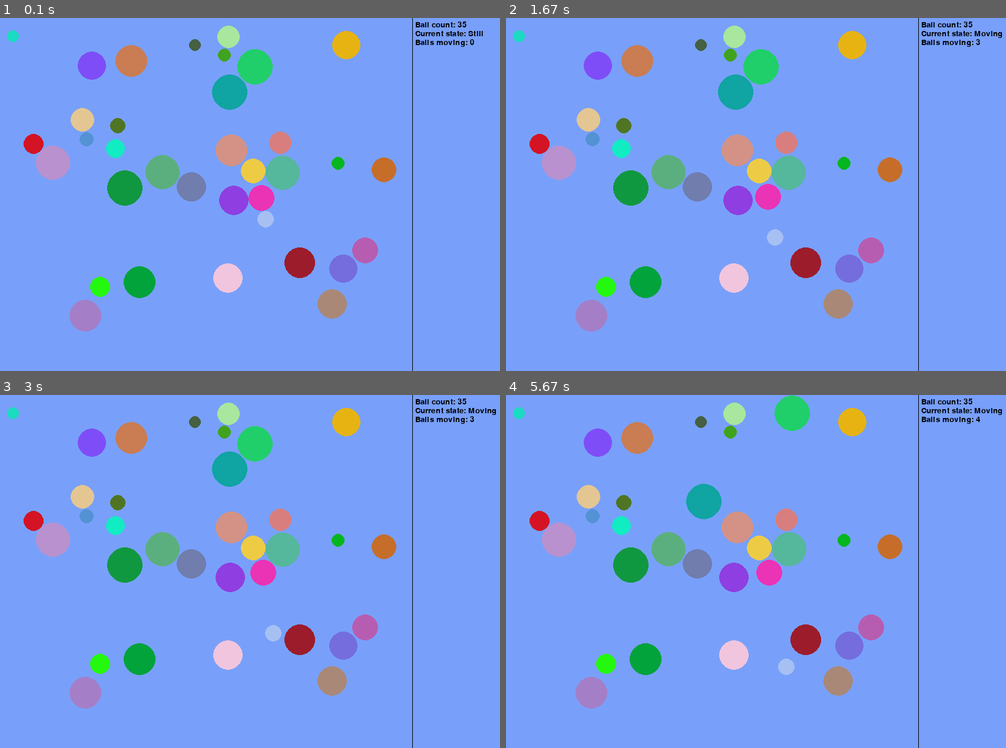
Above: before the commit, frames 1-4 (two rows, left to right).
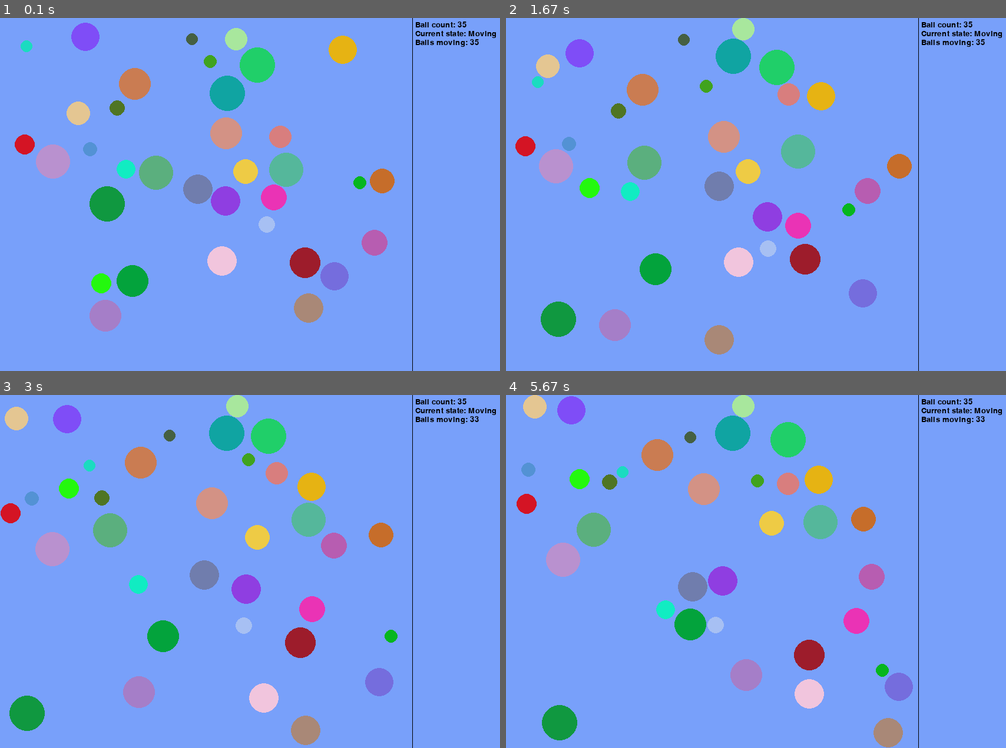
Above: after the commit, the same moments.

Repository: maciejbac/pyGame
Game: pygame game, started from main.py
Same seed, same stepped clock (60 frames per second), same inputs: the game is played once before the commit and once after it.
Inputs (mouse positions are in pixels of both pictures, inside the frame that each line leads up to):
- Up to frame 1 (0.1 s): no input
- Up to frame 2 (1.67 s): click (771, 194) at 0.38 s; click (731, 180) at 0.72 s; click (571, 81) at 1.05 s
- Up to frame 3 (3 s): no input
- Up to frame 4 (5.67 s): press the mouse at (571, 458) at 3.53 s; move the mouse to (621, 455) at 3.63 s; release the mouse at (671, 451) at 3.77 s; click (771, 440) at 4.72 s; click (716, 476) at 5.55 s

The runs differ from the first frame. In frame 1, 10% of the frame differs, in the area x 1-100%, y 1-89%; in frame 2, 17%; in frame 3, 18%; in frame 4, 20%, in the area x 1-96%, y 0-100%.

Commit message:
added random_momentum toggle

Diff:
--- a/main.py
+++ b/main.py
@@ -18,10 +18,11 @@
 background_color = (120, 160, 250)
 pygame.display.set_caption('Ball game')
 particle_count = 35
+random_momentum = True
 gravity_on = False
 gravity = (math.pi, 0.02)
 mass_of_air = 0.01
-elasticity = 0.9
+elasticity = 0.5
 particle_max_size = 30
 margin = 5
 
@@ -154,8 +155,14 @@
         # particle.colour = (200 - particle_density * 10, 200 - particle_density * 10, 255)
 
         new_particle.speed = random.random()
-        new_particle.speed = 0
-        new_particle.angle = random.uniform(0, math.pi * 2)
+
+        if random_momentum == True:
+            new_particle.speed = random.randint(1, 5)
+            new_particle.angle = random.uniform(0, math.pi * 2)
+        else:
+            new_particle.speed = 0
+            new_particle.angle = random.uniform(0, math.pi * 2)
+
         my_particles.append(new_particle)
 
 
